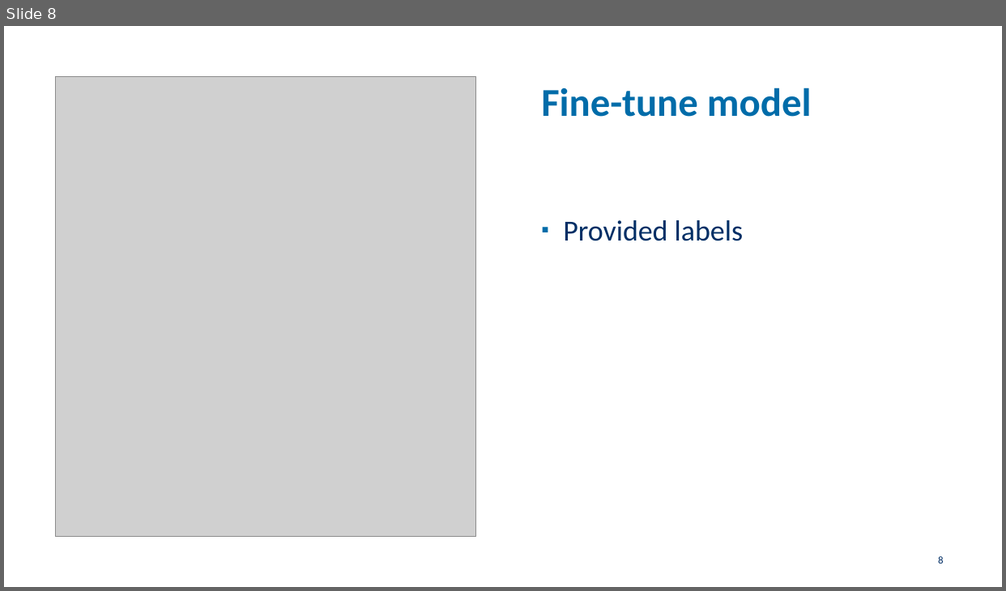
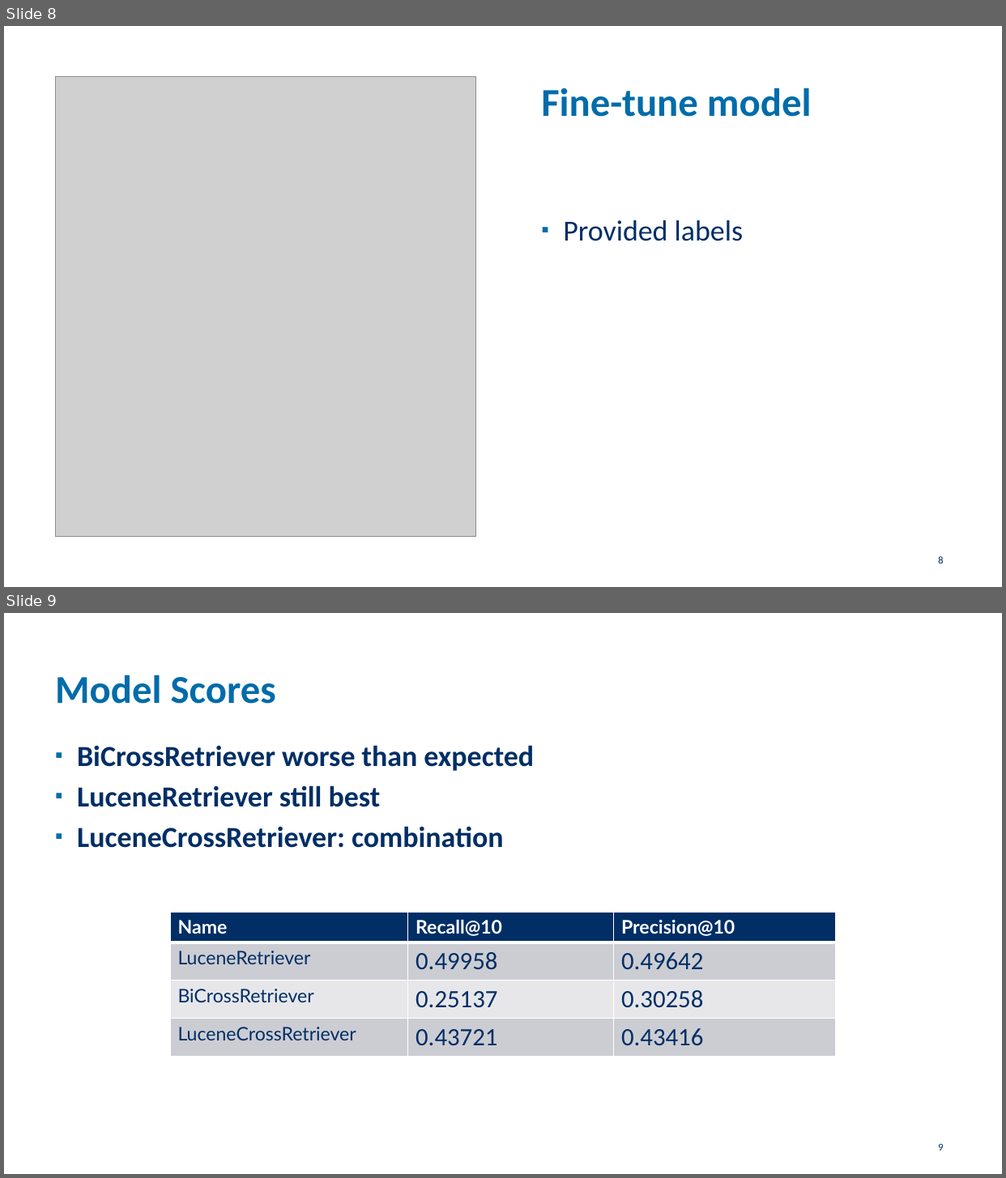
Before and after one commit to arnodeceuninck/neural-retrieval-bert, a slide deck: Information Retrieval.pptx. Shown one above the other, each under a label of ours: slide 8 before the commit, slides 8 and 9 after it. The pictures are 1006x591 and 1006x1178 pixels, drawn with LibreOffice and Linux fonts; fonts in the diff are those of the drawing; grey boxes stand for pictures; background and template pictures are left out. Boxes give left, top, right and bottom in pixels: in the first picture for what was removed or moved away, otherwise in the second. Text is boxed around its words. In the diff, an @@ line names an element or a change of style, - is before the commit and + after.

```diff
--- a/Information Retrieval.pptx
+++ b/Information Retrieval.pptx
@@ slide 9 added at bbox=[4, 613, 1002, 1174], background #FFFFFF @@
@@ title added at bbox=[55, 675, 276, 704], 38 pt, text #006CA9, bold @@
+Model Scores
@@ text added at bbox=[77, 745, 534, 848], 28 pt, text #002E65, bold @@
+▪ BiCrossRetriever worse than expected
+▪ LuceneRetriever still best
+▪ LuceneCrossRetriever: combination
@@ table added at bbox=[170, 913, 836, 1063], 4 rows, 3 columns @@
+Name | Recall@10 | Precision@10
+LuceneRetriever | 0.49958 | 0.49642
+BiCrossRetriever | 0.25137 | 0.30258
+LuceneCrossRetriever | 0.43721 | 0.43416
@@ page number added at bbox=[938, 1144, 943, 1151], 10 pt, text #002E65 @@
+9
```
Also in this commit, not shown: 1 slide changed, 7 other slides added, 2 slides removed.
